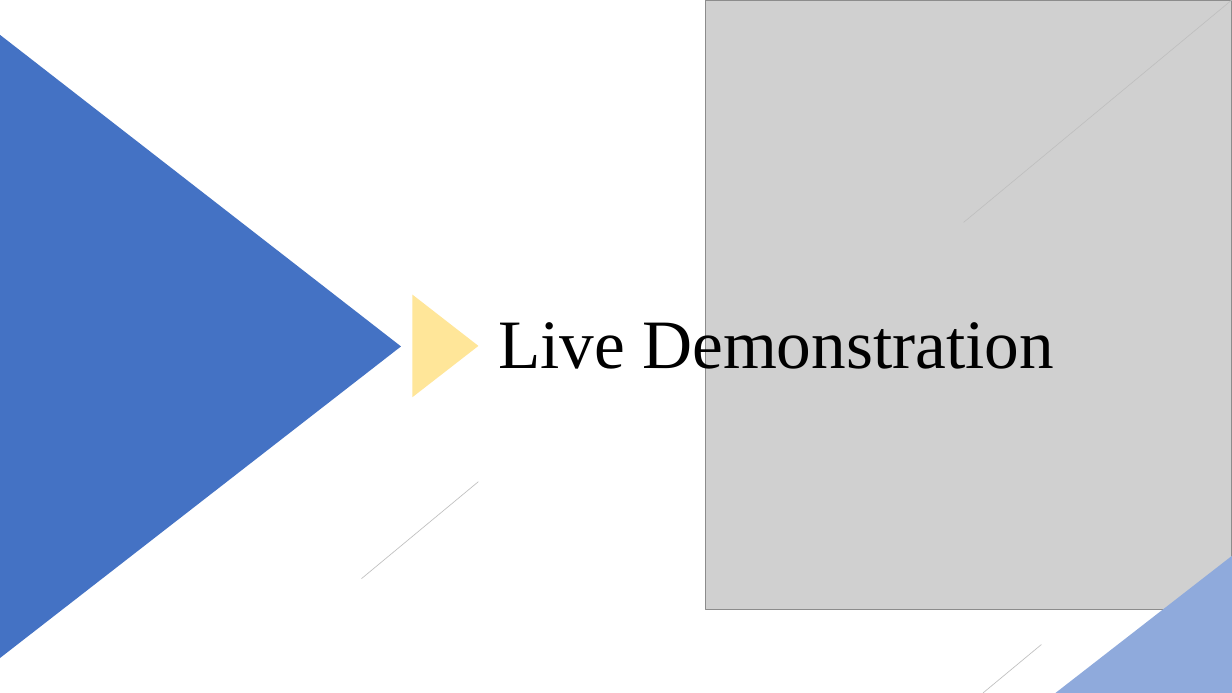
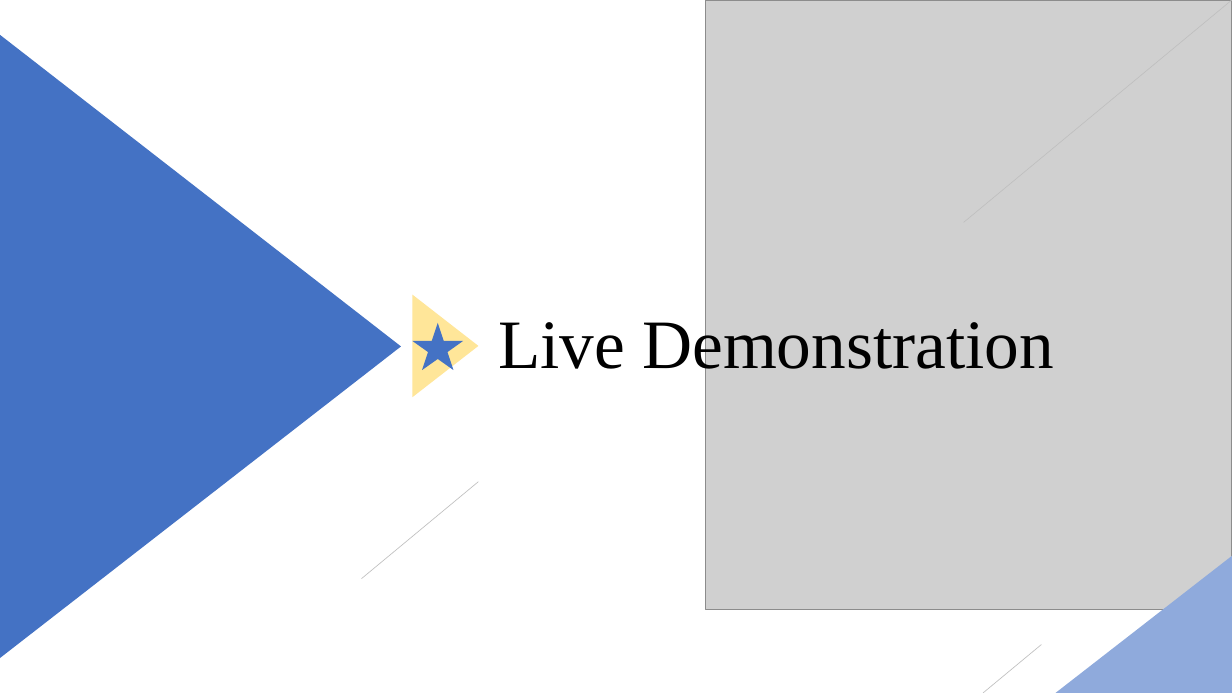
Before and after one commit to RichardQAQ/LittleBankXA, a slide deck: slide 9 of LLB.pptx. Drawn at 1232x693 pixels with LibreOffice and Linux fonts; fonts in the diff are those of the drawing; grey boxes stand for pictures. Boxes give left, top, right and bottom in pixels: in the first picture for what was removed or moved away, otherwise in the second. Text is boxed around its words. In the diff, an @@ line names an element or a change of style, - is before the commit and + after.

```diff
--- a/LLB.pptx
+++ b/LLB.pptx
@@ star added at [412,323,463,370], fill #4472C4 @@
```
Also in this commit, not shown: 2 other slides changed.
